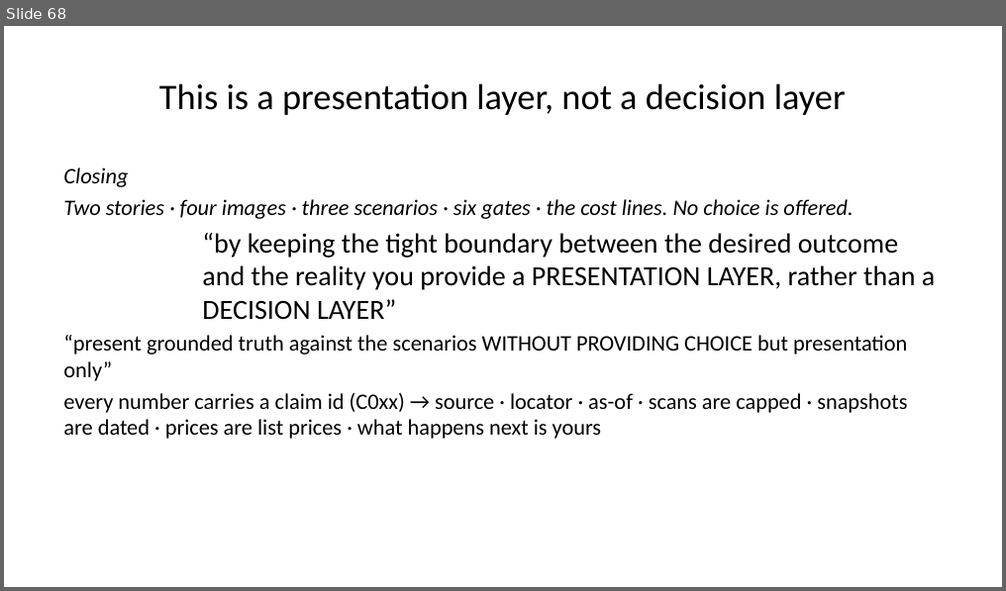
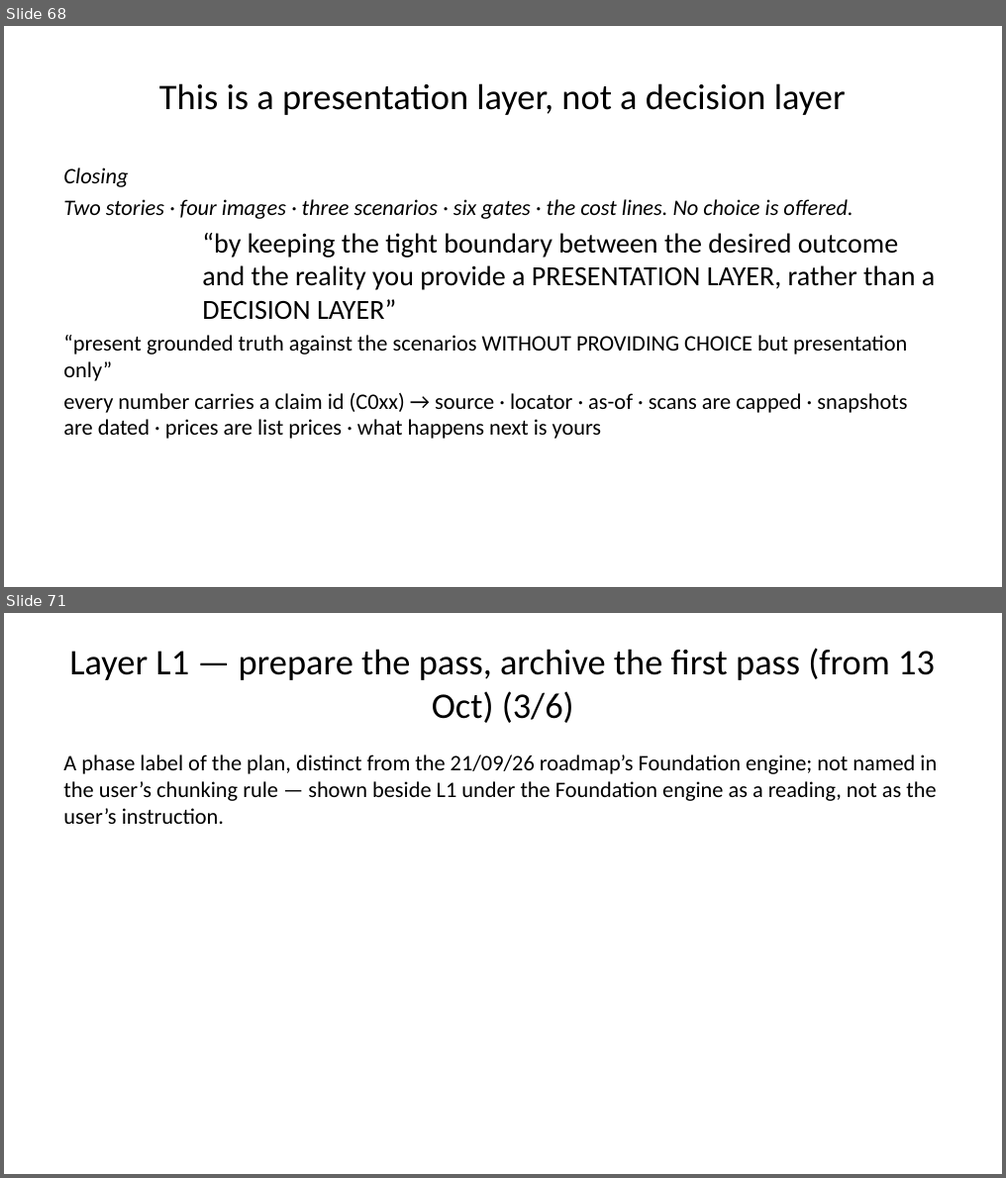
Before and after one commit to Wkayaobama/presentation-builder, a slide deck: Finished Presentations/crm-three-scenarios.pptx. Shown one above the other, each under a label of ours: slide 68 before the commit, slides 68 and 71 after it; the slides between them are not shown. The pictures are 1006x591 and 1006x1178 pixels, drawn with LibreOffice and Linux fonts; fonts in the diff are those of the drawing. Boxes give left, top, right and bottom in pixels: in the first picture for what was removed or moved away, otherwise in the second. Text is boxed around its words. In the diff, an @@ line names an element or a change of style, - is before the commit and + after.

```diff
--- a/Finished Presentations/crm-three-scenarios.pptx
+++ b/Finished Presentations/crm-three-scenarios.pptx
@@ slide 71 added at (x1=4, y1=613, x2=1002, y2=1174), background #FFFFFF @@
@@ title added at (x1=69, y1=648, x2=935, y2=723), 26 pt, text #000000 @@
+Layer L1 — prepare the pass, archive the first pass (from 13 Oct) (3/6)
@@ text added at (x1=63, y1=755, x2=937, y2=824), 16 pt, text #000000 @@
+A phase label of the plan, distinct from the 21/09/26 roadmap’s Foundation engine; not named in the user’s chunking rule — shown beside L1 under the Foundation engine as a reading, not as the user’s instruction.
```
Also in this commit, not shown: 14 other slides added, 14 other files.
